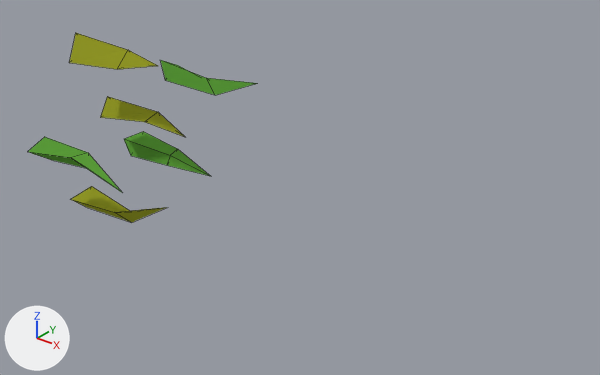
What one commit did to the Blender file Blender/Grama.blend.
Before and after are seen from a 50 mm camera at (16.3, -37.2, 29.7) aimed at (-15.0, 2.0, 5.4). The lights are fixed; the arrows at lower left show +X, +Y and +Z. Mesh edges are drawn as thin lines. The same objects are shown in both versions, whatever each file hides.

Before the edit, the objects in view are built like this:
```python
me_cube_004 = bpy.data.meshes.new('Cube.004')
me_cube_004.from_pydata(...)  # 42 vertices, 42 faces; spans x -9.0..9.6, y -11.9..1.9, z -1.3..13.4
# faces by material slot: [21, 21]
me_cube_004.materials.append(mat_material_002)
me_cube_004.materials.append(mat_material_003)
ob_grama = bpy.data.objects.new('Grama', me_cube_004)
ob_grama.location = (-34.23, 4.17, 3.87)
ob_grama.rotation_euler = (-1.571, 0.894, -1.571)  # degrees (-90, 51, -90)
ob_grama.scale = (0.748, 0.748, 0.748)
```
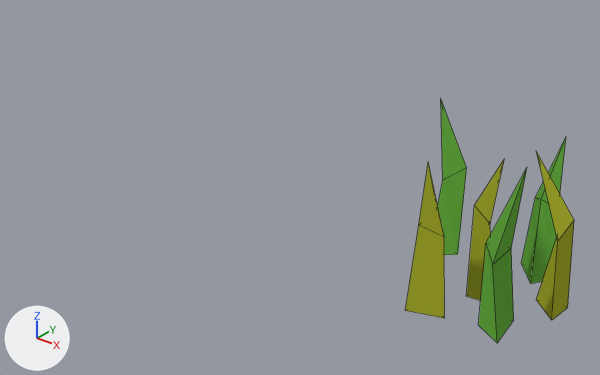
Changed parts and their boxes [x1, y1, x2, y2] in the pictures (600 x 375 px; the box of a moved part takes in the faces that stretch with it):
'Grama', reshaped, moved, turned
    before: [28, 33, 257, 222]
    after: [405, 100, 574, 343]
part 1 of me_cube_004, moved or reshaped
    before: [161, 60, 257, 95]
    after: [438, 100, 467, 255]
part 2 of me_cube_004, moved or reshaped
    before: [69, 33, 158, 69]
    after: [405, 162, 445, 318]
part 3 of me_cube_004, moved or reshaped
    before: [71, 186, 167, 222]
    after: [536, 151, 574, 320]
part 4 of me_cube_004, moved or reshaped
    before: [28, 137, 121, 192]
    after: [479, 168, 527, 343]

The change, as a diff of the scene's bpy script:
```diff
--- a/Blender/Grama.blend.py
+++ b/Blender/Grama.blend.py
@@ me_cube_004 @@
 me_cube_004.from_pydata(...)  # 42 vertices, 42 faces; spans x -9.0..9.6, y -11.9..1.9, z -1.3..13.4
 # used by ob_grama; location = (-34.23, 4.17, 3.87); rotation_euler = (-1.571, 0.894, -1.571), in degrees (-90, 51, -90); scale = (0.748, 0.748, 0.748)
+# me_cube_004 part 1: the loose piece of 7 vertices spanning x -9.0..-6.7, y -1.5..1.5, z 0.3..13.4 is moved by (2.1, -2.4, 0.0)
+# me_cube_004 part 2: the loose piece of 7 vertices spanning x -6.1..-3.1, y -11.9..-9.6, z -1.0..11.5 is moved by (1.5, 2.4, 0.0)
+# me_cube_004 part 3: the loose piece of 7 vertices spanning x 6.2..9.6, y -3.6..-1.0, z -1.1..11.6 is moved by (-4.9, -0.4, 0.0)
+# me_cube_004 part 4: the loose piece of 7 vertices spanning x 4.5..6.8, y -11.0..-7.9, z -1.2..12.3 is moved by (-4.2, 2.3, 0.0)
 me_cube_004.materials.append(mat_material_002)
@@ ob_grama @@
 ob_grama = bpy.data.objects.new('Grama', me_cube_004)
-ob_grama.location = (-34.23, 4.17, 3.87)
-ob_grama.rotation_euler = (-1.571, 0.894, -1.571)  # degrees (-90, 51, -90)
+ob_grama.location = (-0.03, 4.17, 3.87)
 ob_grama.scale = (0.748, 0.748, 0.748)
```
